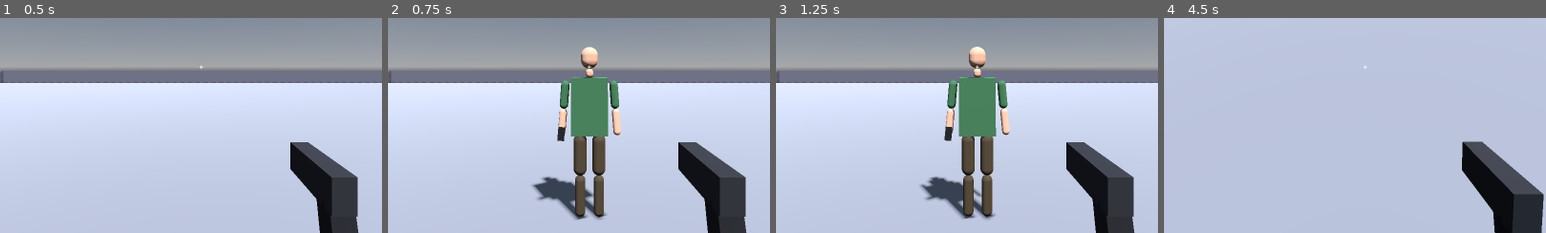
Above: before the commit, frames 1-4 (left to right).
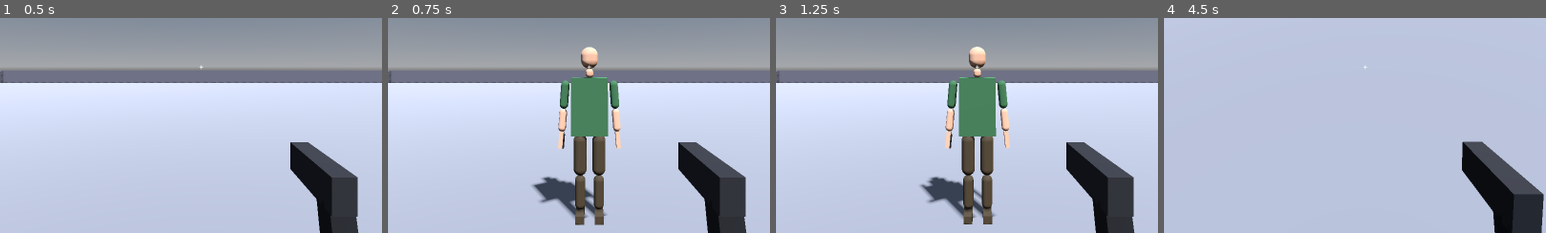
Above: after the commit, the same moments.

Repository: karlxclaude/idk
Game: Godot game, scene res://scenes/main.tscn
The game is run twice, just before and just after one commit, with the same random seed, the same clock (stepped at 60 frames per second) and the same inputs.
Inputs (mouse positions are % of the whole screen's width and height, from its top left):
- Up to frame 1 (0.5 s): no input
- Up to frame 2 (0.75 s): click "Spawn NPC (N)" at 0.5 s
- Up to frame 3 (1.25 s): no input
- Up to frame 4 (4.5 s): click "Clear all" at 1.25 s; click "Panic" at 2 s; click "Scream" at 2.75 s; click "Ragdoll only" at 3.5 s; tap Enter at 4.25 s; move the mouse to (55, 50) at 4.27 s; hold W from 4.28 s (still down); tap 1 at 4.35 s; click (55, 50) at 4.42 s
The pictures show only the part of the screen within x 24-74%, y 39-89%; the shares and areas given below are measured in that part.

Frame 1 is identical in both runs. In frame 2, 0.8% of the frame differs, in the area x 39-61%, y 50-97%; in frame 3, 0.8%, in the area x 39-62%, y 50-96%; in frame 4, nothing differs.

Commit message:
Body: hand and foot segments with wrist/ankle joints, phone held in hand_r, 15-part body tests
Co-Authored-By: Claude Opus 5.5 <noreply@anthropic.com>
Claude-Session: https://claude.ai/code/session_016an5bSTKRtYiSnENA6skbR

Diff:
--- a/data/body_parts.json
+++ b/data/body_parts.json
@@ -80,7 +80,7 @@
     0.3,
     0.11
    ],
-   "mass": 31.0,
+   "mass": 30.0,
    "rest": [
     0,
     0,
@@ -178,13 +178,13 @@
    "shape": "capsule",
    "half": [
     0.04,
-    0.14,
+    0.12,
     0.04
    ],
-   "mass": 1.6,
+   "mass": 1.4,
    "rest": [
     0.255,
-    -0.17,
+    -0.15,
     0
    ],
    "joint": [
@@ -234,13 +234,13 @@
    "shape": "capsule",
    "half": [
     0.055,
-    0.22,
+    0.18,
     0.055
    ],
-   "mass": 5.7,
+   "mass": 4.9,
    "rest": [
     0.1,
-    -0.96,
+    -0.92,
     0
    ],
    "joint": [
@@ -290,13 +290,13 @@
    "shape": "capsule",
    "half": [
     0.04,
-    0.14,
+    0.12,
     0.04
    ],
-   "mass": 1.6,
+   "mass": 1.4,
    "rest": [
     -0.255,
-    -0.17,
+    -0.15,
     0
    ],
    "joint": [
@@ -346,13 +346,13 @@
    "shape": "capsule",
    "half": [
     0.055,
-    0.22,
+    0.18,
     0.055
    ],
-   "mass": 5.7,
+   "mass": 4.9,
    "rest": [
     -0.1,
-    -0.96,
+    -0.92,
     0
    ],
    "joint": [
@@ -369,6 +369,130 @@
     "z": 5
    },
    "color": "pants"
+  },
+  "hand_l": {
+   "shape": "box",
+   "half": [
+    0.022,
+    0.085,
+    0.04
+   ],
+   "mass": 0.5,
+   "rest": [
+    0.255,
+    -0.355,
+    0
+   ],
+   "joint": [
+    0.255,
+    -0.27,
+    0
+   ],
+   "limits": {
+    "x": [
+     -70,
+     60
+    ],
+    "y": 10,
+    "z": 20
+   },
+   "color": "skin",
+   "col_pad": 0.008,
+   "lin_damp": 1.0,
+   "ang_damp": 10.0
+  },
+  "foot_l": {
+   "shape": "box",
+   "half": [
+    0.045,
+    0.04,
+    0.115
+   ],
+   "mass": 1.0,
+   "rest": [
+    0.1,
+    -1.14,
+    0.05
+   ],
+   "joint": [
+    0.1,
+    -1.09,
+    0
+   ],
+   "limits": {
+    "x": [
+     -25,
+     45
+    ],
+    "y": 15,
+    "z": 15
+   },
+   "color": "pants",
+   "col_pad": 0.006,
+   "lin_damp": 1.0,
+   "ang_damp": 8.0
+  },
+  "hand_r": {
+   "shape": "box",
+   "half": [
+    0.022,
+    0.085,
+    0.04
+   ],
+   "mass": 0.5,
+   "rest": [
+    -0.255,
+    -0.355,
+    0
+   ],
+   "joint": [
+    -0.255,
+    -0.27,
+    0
+   ],
+   "limits": {
+    "x": [
+     -70,
+     60
+    ],
+    "y": 10,
+    "z": 20
+   },
+   "color": "skin",
+   "col_pad": 0.008,
+   "lin_damp": 1.0,
+   "ang_damp": 10.0
+  },
+  "foot_r": {
+   "shape": "box",
+   "half": [
+    0.045,
+    0.04,
+    0.115
+   ],
+   "mass": 1.0,
+   "rest": [
+    -0.1,
+    -1.14,
+    0.05
+   ],
+   "joint": [
+    -0.1,
+    -1.09,
+    0
+   ],
+   "limits": {
+    "x": [
+     -25,
+     45
+    ],
+    "y": 15,
+    "z": 15
+   },
+   "color": "pants",
+   "col_pad": 0.006,
+   "lin_damp": 1.0,
+   "ang_damp": 8.0
   }
  },
  "max_segment_speed": 25.0,
--- a/scripts/body/body_segment.gd
+++ b/scripts/body/body_segment.gd
@@ -32,20 +32,22 @@
 	top_level = true
 	max_speed = float(cfg.get("max_segment_speed", 25.0))
 	max_ang_speed = float(cfg.get("max_segment_ang_speed", 40.0))
-	linear_damp = float(cfg.get("linear_damp", 0.3))
-	angular_damp = float(cfg.get("angular_damp", 4.0))
+	linear_damp = float(d.get("lin_damp", cfg.get("linear_damp", 0.3)))
+	angular_damp = float(d.get("ang_damp", cfg.get("angular_damp", 4.0)))
 	var pm := PhysicsMaterial.new()
 	pm.friction = float(cfg.get("friction", 0.9))
 	pm.bounce = 0.0
 	physics_material_override = pm
 	var shape: Shape3D
 	var mesh: Mesh
+	# col_pad: collision shape slightly fatter than the mesh/half extents (small parts jitter less).
+	var pad := float(d.get("col_pad", 0.0))
 	if String(d.get("shape", "capsule")) == "box":
-		var bs := BoxShape3D.new(); bs.size = half * 2.0
+		var bs := BoxShape3D.new(); bs.size = (half + Vector3.ONE * pad) * 2.0
 		var bm := BoxMesh.new(); bm.size = half * 2.0
 		shape = bs; mesh = bm
 	else:
-		var cs := CapsuleShape3D.new(); cs.radius = half.x; cs.height = half.y * 2.0
+		var cs := CapsuleShape3D.new(); cs.radius = half.x + pad; cs.height = (half.y + pad) * 2.0
 		var cm := CapsuleMesh.new(); cm.radius = half.x; cm.height = half.y * 2.0
 		shape = cs; mesh = cm
 	var col := CollisionShape3D.new()
--- a/scripts/body/npc_body.gd
+++ b/scripts/body/npc_body.gd
@@ -1,5 +1,5 @@
 ## OWNER: body-ragdoll-dismember-agent. Public API is contractual (docs/CONTRACTS.md).
-## Segmented body: 11 BodySegments (RigidBody3D), 6DOF joints, procedural animation (kinematic),
+## Segmented body: 15 BodySegments (RigidBody3D), 6DOF joints, procedural animation (kinematic),
 ## ragdoll, hit impulses, dismemberment. Tunables: data/body_parts.json.
 class_name NpcBody
 extends Node3D
@@ -10,7 +10,8 @@
 const P := BodyIds.Part
 ## Parents before children.
 const ORDER: Array[int] = [P.TORSO, P.NECK, P.HEAD, P.UPPER_ARM_L, P.LOWER_ARM_L, P.UPPER_ARM_R,
-	P.LOWER_ARM_R, P.UPPER_LEG_L, P.LOWER_LEG_L, P.UPPER_LEG_R, P.LOWER_LEG_R]
+	P.LOWER_ARM_R, P.UPPER_LEG_L, P.LOWER_LEG_L, P.UPPER_LEG_R, P.LOWER_LEG_R,
+	P.HAND_L, P.HAND_R, P.FOOT_L, P.FOOT_R]
 
 var npc: Npc
 
@@ -171,26 +172,32 @@
 		_: j.set_param_z(prm, v)
 
 
-## No collisions between neighbours (parent, grandparent, siblings) -> no self-collision explosions.
+## No collisions between neighbours: ancestors up to 3 steps up (so hands/feet ignore the torso too) and
+## siblings -> no self-collision explosions.
 func _add_exceptions() -> void:
 	for a in ORDER:
 		for b in ORDER:
 			if a >= b:
 				continue
-			var pa: int = BodyIds.PARENT[a]
-			var pb: int = BodyIds.PARENT[b]
-			var close := pa == b or pb == a or pa == pb
-			if not close and pa >= 0 and BodyIds.PARENT[pa] == b:
-				close = true
-			if not close and pb >= 0 and BodyIds.PARENT[pb] == a:
-				close = true
-			if close:
+			if _close(a, b) or _close(b, a) or BodyIds.PARENT[a] == BodyIds.PARENT[b]:
 				(_segments[a] as BodySegment).add_collision_exception_with(_segments[b])
+
+
+## True if `anc` is within 3 steps above `pid`.
+func _close(pid: int, anc: int) -> bool:
+	var p: int = BodyIds.PARENT[pid]
+	for i in 3:
+		if p < 0:
+			return false
+		if p == anc:
+			return true
+		p = BodyIds.PARENT[p]
+	return false
 
 
 func _make_held_item() -> void:
 	var hc: Dictionary = _cfg.get("held_item", {})
-	var seg: BodySegment = _segments[P.LOWER_ARM_R]
+	var seg: BodySegment = _segments[P.HAND_R]
 	var mi := MeshInstance3D.new()
 	var bm := BoxMesh.new()
 	bm.size = BodySegment._v3(hc.get("size", [0.07, 0.14, 0.012]))
@@ -198,10 +205,12 @@
 	mi.material_override = _mat(_col(hc.get("color", [0.08, 0.08, 0.1])))
 	mi.name = "Phone"
 	seg.add_child(mi)
-	mi.position = Vector3(0, -seg.half.y + 0.02, seg.half.x + 0.012)
+	# held in the palm (right palm faces +X): phone's thin axis along the hand's X, screen toward the thumb side
+	mi.rotation = Vector3(0, PI * 0.5, 0)
+	mi.position = Vector3(seg.half.x + 0.006, -seg.half.y * 0.2, 0)
 	seg.held_item = mi
 	_held = mi
-	_held_part = P.LOWER_ARM_R
+	_held_part = P.HAND_R
 
 
 # ------------------------------------------------------------------ queries
--- a/tests/body_test.gd
+++ b/tests/body_test.gd
@@ -38,7 +38,14 @@
 			and n.collision_layer == BodyIds.LAYER_NPC_PARTS
 		var h := body.get_part_half_extents(p)
 		ok = ok and h.x > 0.02 and h.y > 0.03 and h.x < 0.5 and h.y < 0.5
-	_check("1a segments/metas/layers", ok, "mass=%.1f" % total_mass)
+	_check("1a 15 segments/metas/layers", ok and BodyIds.PART_COUNT == 15 and absf(total_mass - 75.0) < 1.5,
+		"mass=%.1f" % total_mass)
+	var foot_y := 99.0
+	for f in [BodyIds.Part.FOOT_L, BodyIds.Part.FOOT_R]:
+		foot_y = minf(foot_y, body.get_part_global_transform(f).origin.y)
+	var head_top: float = body.get_part_global_transform(BodyIds.Part.HEAD).origin.y + body.get_part_half_extents(BodyIds.Part.HEAD).y
+	_check("1a2 feet on floor, height ~1.8", foot_y < 0.08 and absf(head_top - 0.02 - 1.8) < 0.1,
+		"foot_y=%.3f head_top=%.3f" % [foot_y, head_top])
 	var q := PhysicsRayQueryParameters3D.create(Vector3(0, 1.3, 2), Vector3(0, 1.3, 0), BodyIds.LAYER_NPC_PARTS)
 	var hit := get_world_3d().direct_space_state.intersect_ray(q)
 	var hit_ok := false
@@ -84,20 +91,28 @@
 	b2.set_ragdoll(true)
 	var stable := true
 	var max_dist := 0.0
-	for i in 300:
+	var max_speed := 0.0
+	var max_ang := 0.0
+	var late_peak := 0.0  # max speed over the last 1 s: must have settled
+	for i in 300:  # 5 s
 		await get_tree().physics_frame
 		var tc := b2.get_center()
 		for p in BodyIds.PART_COUNT:
 			var pp := b2.get_part_global_transform(p).origin
-			if not (is_finite(pp.x) and is_finite(pp.y) and is_finite(pp.z)):
+			var rbp := b2.get_part_node(p) as RigidBody3D
+			var sp := rbp.linear_velocity.length()
+			if not (is_finite(pp.x) and is_finite(pp.y) and is_finite(pp.z) and is_finite(sp)
+					and is_finite(rbp.angular_velocity.length())):
 				stable = false
 			else:
 				max_dist = maxf(max_dist, pp.distance_to(tc))
-	var max_speed := 0.0
-	for p in BodyIds.PART_COUNT:
-		max_speed = maxf(max_speed, (b2.get_part_node(p) as RigidBody3D).linear_velocity.length())
-	_check("3 ragdoll stable", stable and max_dist < 3.0 and max_speed < 0.5 and b2.is_ragdoll(),
-		"max_dist=%.2f max_speed=%.3f" % [max_dist, max_speed])
+				max_speed = maxf(max_speed, sp)
+				if i >= 240:
+					late_peak = maxf(late_peak, sp)
+					max_ang = maxf(max_ang, rbp.angular_velocity.length())
+	_check("3 ragdoll stable 5 s, no NaN, no jitter", stable and max_dist < 3.0 and late_peak < 0.3 \
+		and max_ang < 1.5 and b2.is_ragdoll(),
+		"max_dist=%.2f peak_v=%.2f late_peak_v=%.3f late_ang=%.3f" % [max_dist, max_speed, late_peak, max_ang])
 	b2.set_ragdoll(false)
 	await _frames(60)
 	var up2: float = b2.get_part_global_transform(BodyIds.Part.TORSO).basis.y.dot(Vector3.UP)
@@ -126,10 +141,60 @@
 	var still_ok := absf(body.get_center().y - 1.18) < 0.3
 	_check("4b body still standing after sever", still_ok, str(body.get_center()))
 
-	# 5. held item
+	# 4c. sever a hand, and a lower leg takes its foot
+	var evh := DamageEvent.new()
+	evh.type = DamageEvent.Type.BLADE_SLASH
+	evh.part_id = BodyIds.Part.HAND_L
+	evh.impactor_velocity = Vector3(3, 0, 0)
+	evh.impactor_mass = 1.0
+	evh.can_dismember = true
+	var npc5 := Npc.spawn(self, Transform3D(Basis(), Vector3(-30, 0.02, 0)), 5)
+	await _frames(5)
+	evh.hit_position = npc5.body.get_part_global_transform(evh.part_id).origin
+	var hand := npc5.body.sever_part(BodyIds.Part.HAND_L, evh)
+	_check("4c sever HAND_L returns a body", hand != null and not npc5.body.has_part(BodyIds.Part.HAND_L)
+		and BodyIds.part_from_collider(hand) == BodyIds.Part.HAND_L and npc5.body.has_part(BodyIds.Part.HAND_R)
+		and npc5.body.has_part(BodyIds.Part.LOWER_ARM_L))
+	var evl := DamageEvent.new()
+	evl.type = DamageEvent.Type.BLADE_SLASH
+	evl.part_id = BodyIds.Part.LOWER_LEG_R
+	evl.impactor_velocity = Vector3(-3, 0, 0)
+	evl.impactor_mass = 1.0
+	evl.can_dismember = true
+	evl.hit_position = body.get_part_global_transform(evl.part_id).origin
+	var leg := body.sever_part(BodyIds.Part.LOWER_LEG_R, evl)
+	await _frames(120)
+	var foot_r := body.get_part_node(BodyIds.Part.FOOT_R) as RigidBody3D
+	var l_ok := leg != null and not body.has_part(BodyIds.Part.LOWER_LEG_R) and not body.has_part(BodyIds.Part.FOOT_R) \
+		and body.has_part(BodyIds.Part.FOOT_L) and body.has_part(BodyIds.Part.UPPER_LEG_R)
+	if l_ok:
+		l_ok = foot_r.get_parent() == leg.get_parent() and foot_r.global_position.y < 0.3 \
+			and BodyIds.npc_from_collider(foot_r) == npc
+	_check("4d sever LOWER_LEG_R takes FOOT_R", l_ok)
+
+	# 5. held item (in hand_r)
+	var phone_in_hand := body.get_part_node(BodyIds.Part.HAND_R).get_node_or_null("Phone") != null
 	var d1 := body.drop_held_item("r")
 	var d2 := body.drop_held_item("r")
-	_check("5 drop_held_item true then false", d1 and not d2)
+	await _frames(60)
+	var dropped: RigidBody3D = null
+	for c in get_children():
+		if c is RigidBody3D and c.name == "DroppedPhone":
+			dropped = c
+	_check("5 phone in hand_r drops (true then false)", phone_in_hand and d1 and not d2 and dropped != null
+		and dropped.global_position.y < 0.3, "y=%s" % (dropped.global_position.y if dropped else -1.0))
+	# a severed HAND_R takes the phone along
+	var evr := DamageEvent.new()
+	evr.type = DamageEvent.Type.BLADE_SLASH
+	evr.part_id = BodyIds.Part.HAND_R
+	evr.impactor_velocity = Vector3(-2, 0, 0)
+	evr.impactor_mass = 1.0
+	evr.can_dismember = true
+	evr.hit_position = npc5.body.get_part_global_transform(evr.part_id).origin
+	var hr := npc5.body.sever_part(BodyIds.Part.HAND_R, evr)
+	_check("5b severed HAND_R takes the phone", hr != null and hr.get_node_or_null("Phone") != null
+		and not npc5.body.drop_held_item("r"))
+	npc5.queue_free()
 	print(body.get_debug_info())
 
 	# 7. spawn with rotated transform: position and facing follow the Npc transform
Not shown, changed: scripts/body/README.md
